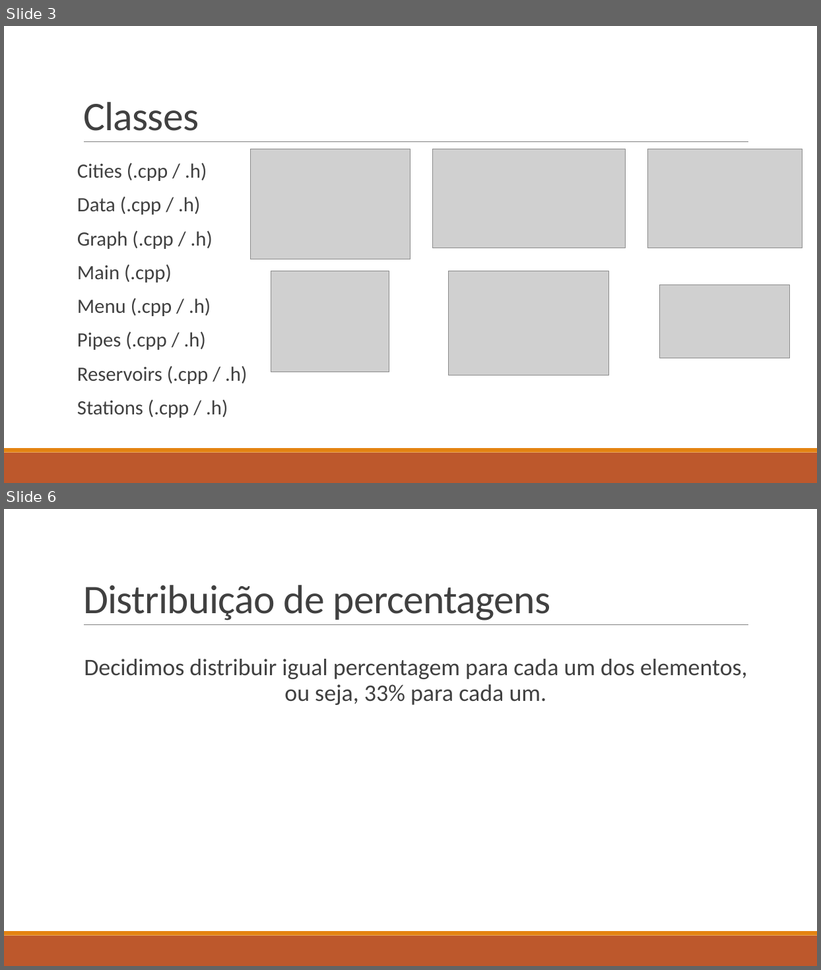
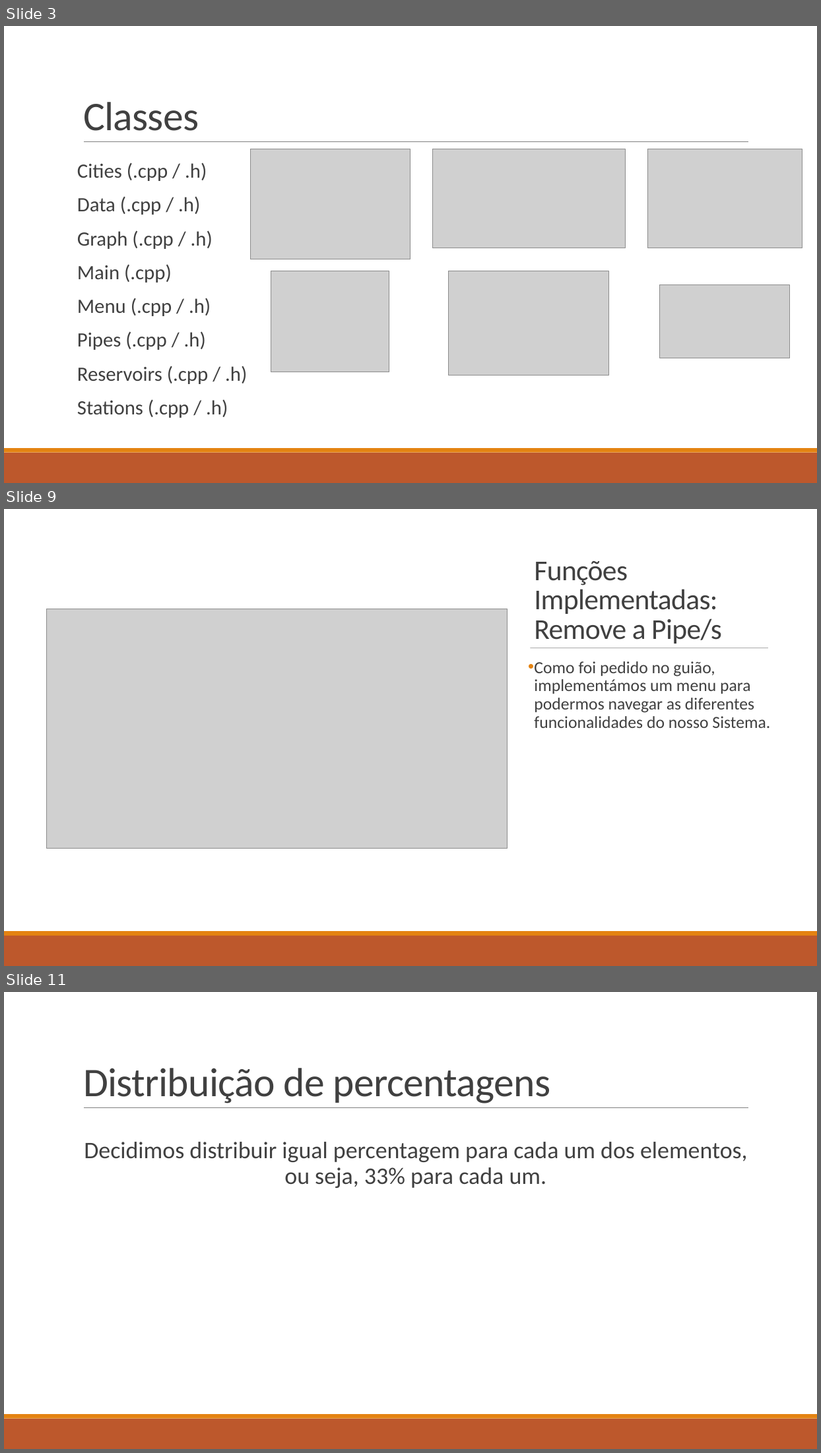
Before and after one commit to Eduarda34/FEUP-DA, a slide deck: Projeto 1 - DA.pptx. Shown one above the other, each under a label of ours: slides 3 and 6 before the commit, slides 3, 9 and 11 after it; the slides between them are not shown. The pictures are 821x970 and 821x1453 pixels, drawn with LibreOffice and Linux fonts; fonts in the diff are those of the drawing; grey boxes stand for pictures. Boxes give left, top, right and bottom in pixels: in the first picture for what was removed or moved away, otherwise in the second. Text is boxed around its words. In the diff, an @@ line names an element or a change of style, - is before the commit and + after.

```diff
--- a/Projeto 1 - DA.pptx
+++ b/Projeto 1 - DA.pptx
@@ slide 9 added at (x1=4, y1=509, x2=817, y2=966), background #FFFFFF @@
@@ rectangle added at (x1=4, y1=509, x2=817, y2=931), fill #FFFFFF @@
@@ title added at (x1=534, y1=561, x2=722, y2=644), 34 pt, text #404040 @@
+Funções Implementadas:
+Remove a Pipe/s
@@ picture added at (x1=46, y1=609, x2=507, y2=849) @@
@@ line added from (531, 648) to (768, 648), #808080 0.5 pt @@
@@ text added at (x1=534, y1=661, x2=770, y2=728), 20 pt, text #404040 @@
+• Como foi pedido no guião, implementámos um menu para podermos navegar as diferentes funcionalidades do nosso Sistema.
@@ rectangle added at (x1=4, y1=931, x2=817, y2=936), fill #E48312 @@
@@ rectangle added at (x1=4, y1=936, x2=817, y2=966), fill #BD582C @@
@@ what was slide 6 is now slide 11 @@
```
Also in this commit, not shown: 1 slide changed, 5 other slides added, 1 slide removed.
